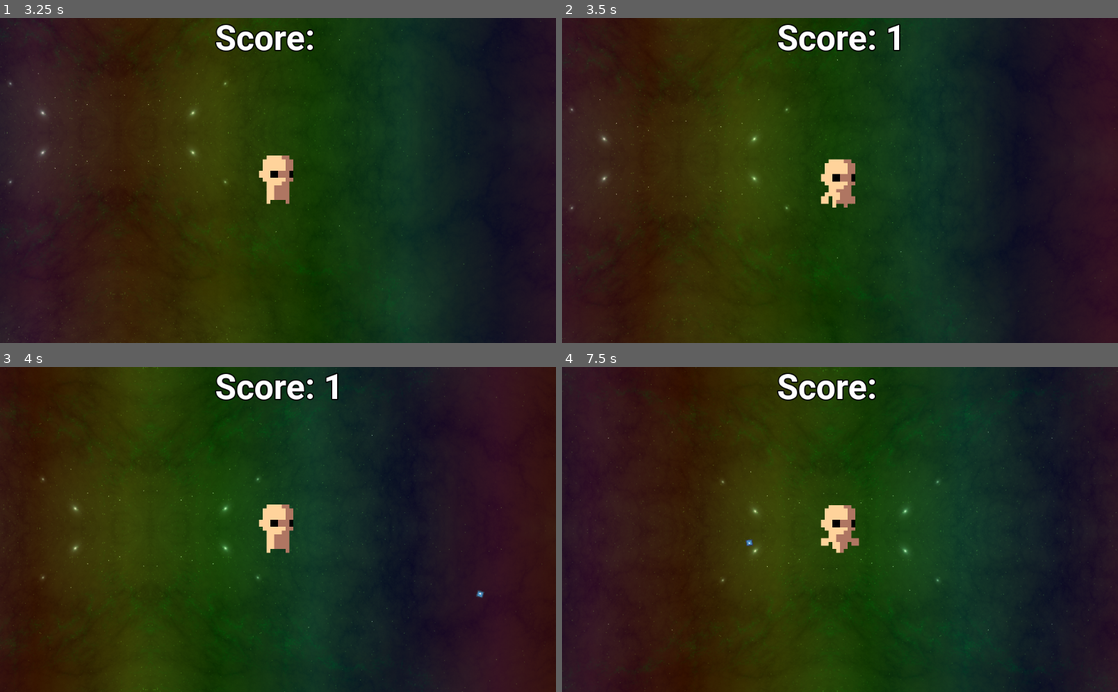
Above: before the commit, frames 1-4 (two rows, left to right).
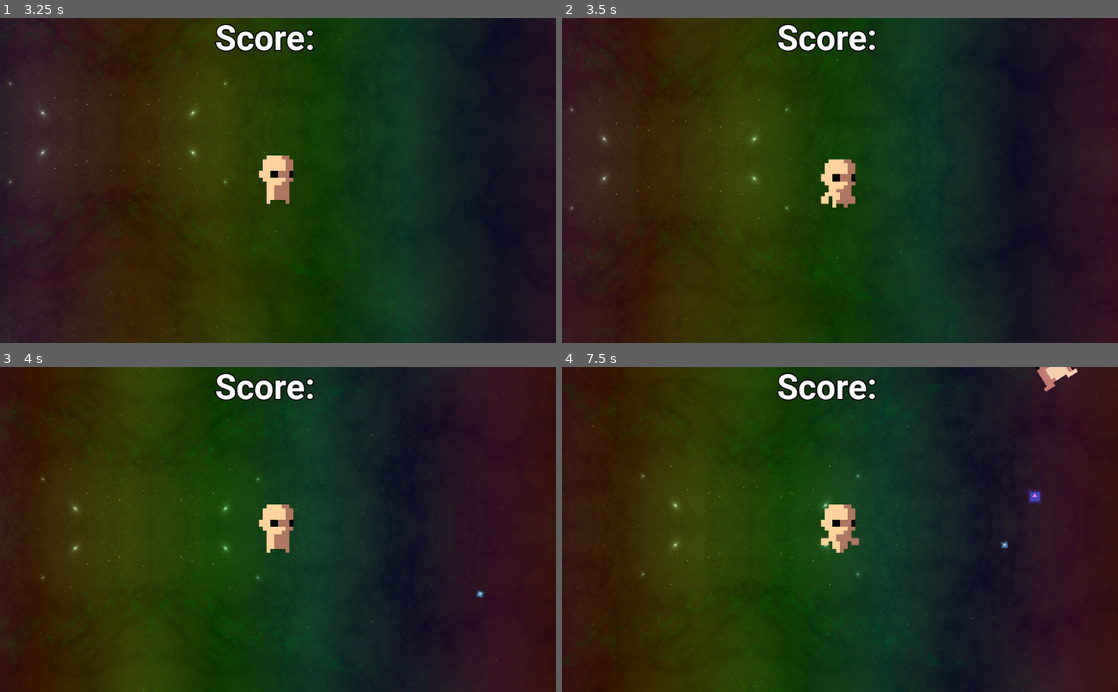
Above: after the commit, the same moments.

Repository: Jibby-Games/JibbyJam0
Game: Godot game, scene res://LaunchScreen.tscn
Same seed, same stepped clock (60 frames per second), same inputs: the game is played once before the commit and once after it. The engine's default icon, where the game draws it, is replaced by a stand-in: a white triangle on a blue panel in a dark square.
Inputs (mouse positions are in pixels of both pictures, inside the frame that each line leads up to):
- Up to frame 1 (3.25 s): tap Enter at 0.5 s; move the mouse to (400, 164) at 0.52 s; press the mouse at (400, 164) at 0.53 s; hold D (right) 0.53-1.28 s; move the mouse to (166, 196) at 1.27 s; release the mouse at (166, 196) at 1.28 s; hold S (down) 1.28-2.03 s; click (166, 196) at 1.35 s; move the mouse to (333, 109) at 2.02 s; press the mouse at (333, 109) at 2.03 s; hold D (right) 2.03-2.78 s; move the mouse to (250, 245) at 2.77 s; release the mouse at (250, 245) at 2.78 s; hold W (up) from 2.78 s (still down); click (250, 245) at 2.85 s
- Up to frame 2 (3.5 s): keep holding W (up)
- Up to frame 3 (4 s): move the mouse to (444, 578) at 3.52 s; release W (up) at 3.53 s; press the mouse at (444, 578) at 3.53 s; hold A (left) from 3.53 s (still down)
- Up to frame 4 (7.5 s): tap R (restart) at 4.15, 7.25 s; move the mouse to (673, 480) at 4.27 s; release the mouse at (673, 480) at 4.28 s; click (673, 480) at 4.35 s; move the mouse to (867, 529) at 5.02 s; release A (left) at 5.03 s; press the mouse at (867, 529) at 5.03 s; hold S (down) 5.03-5.78 s; move the mouse to (756, 448) at 5.77 s; release the mouse at (756, 448) at 5.78 s; hold D (right) 5.78-6.53 s; click (756, 448) at 5.85 s; move the mouse to (962, 513) at 6.52 s; press the mouse at (962, 513) at 6.53 s; hold W (up) 6.53-7.28 s; move the mouse to (728, 545) at 7.27 s; release the mouse at (728, 545) at 7.28 s; hold D (right) from 7.28 s (still down); click (728, 545) at 7.35 s

Frame 1 is identical in both runs. In frame 2, 0.1% of the frame differs, in the area x 58-61%, y 1-11%; in frame 3, 0.1%; in frame 4, 53%, in the area x 0-100%, y 0-100%.

Commit message:
Tweak spawn rate

Diff:
--- a/level.tscn
+++ b/level.tscn
@@ -57,6 +57,7 @@
 script = ExtResource( 6 )
 
 [node name="mob_spawner" type="Timer" parent="."]
+wait_time = 2.0
 autostart = true
 script = ExtResource( 2 )
 
--- a/scripts/mob_spawner.gd
+++ b/scripts/mob_spawner.gd
@@ -3,9 +3,9 @@
 var spawn_distance = 1000
 var timeout_count = 0
 
-var min_spawn = 2.0
+var min_spawn = 0.25
 var max_spawn = 15.0
-var drop_rate = 0.9
+var drop_rate = 0.05
 
 var player_pawn
 
@@ -32,4 +32,8 @@
 
 	timeout_count += 1
 
-	self.wait_time = min_spawn + max_spawn * exp(-drop_rate * timeout_count)
+	self.wait_time -= drop_rate
+	if self.wait_time < min_spawn:
+		self.wait_time = min_spawn
+
+	print("Wait time: ", self.wait_time)
